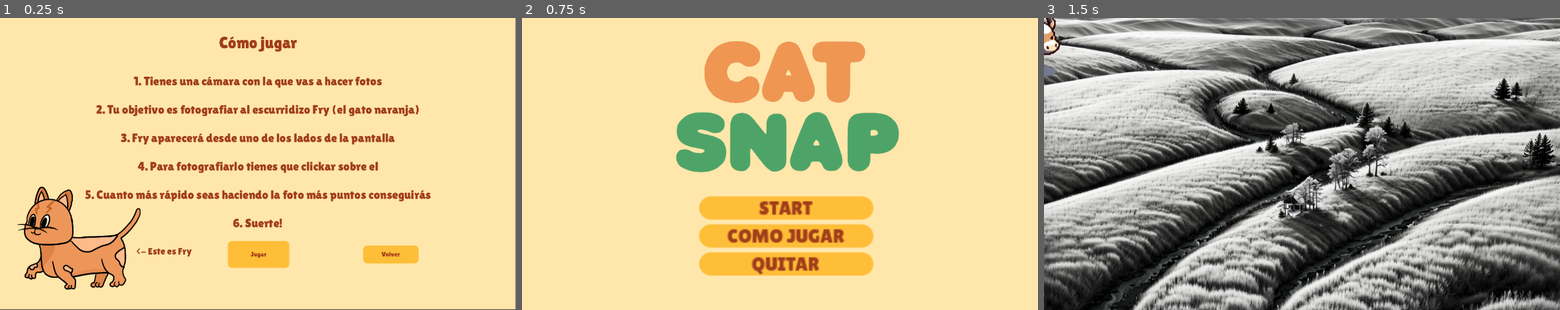
Above: before the commit, frames 1-3 (left to right).
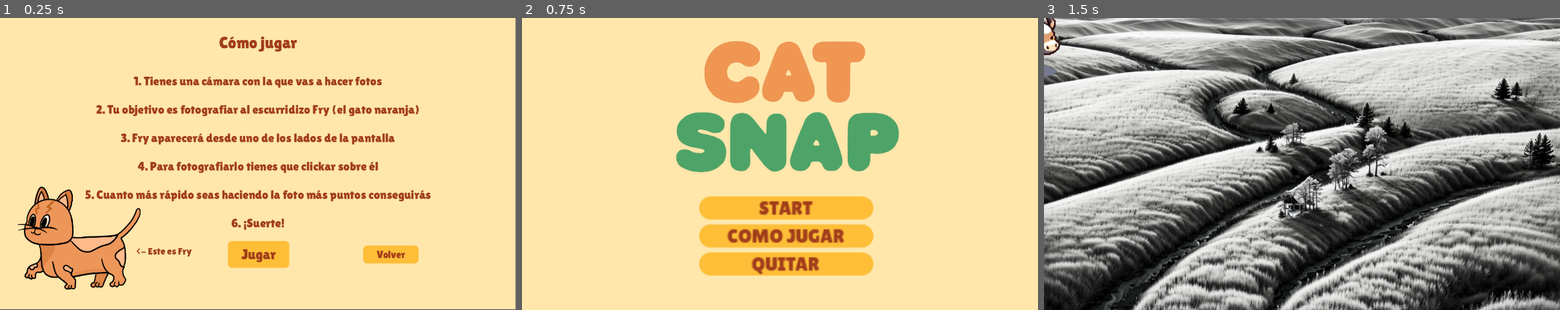
Above: after the commit, the same moments.

Repository: chaparrowarriors/CatSnap
Game: Godot game, scene res://menu/howto.tscn
Two runs of this game, one before a commit and one after it. Both use one fixed random seed, a clock stepped at 60 frames per second and the inputs below. This scene is started directly instead of the project's main scene.
Inputs:
- Up to frame 1 (0.25 s): no input
- Up to frame 2 (0.75 s): click "Volver" at 0.5 s
- Up to frame 3 (1.5 s): click "START" at 1.25 s

The runs differ from the first frame. In frame 1, 0.4% of the frame differs, in the area x 44-79%, y 49-84%; in frame 2, nothing differs; in frame 3, nothing differs.

Commit message:
Fixes to how to

Diff:
--- a/menu/howto.tscn
+++ b/menu/howto.tscn
@@ -35,11 +35,11 @@
 
 3. Fry aparecerá desde uno de los lados de la pantalla
 
-4. Para fotografiarlo tienes que clickar sobre el
+4. Para fotografiarlo tienes que clickar sobre él
 
 5. Cuanto más rápido seas haciendo la foto más puntos conseguirás
 
-6. Suerte!"
+6. ¡Suerte!"
 
 [node name="Fry" type="Sprite2D" parent="."]
 position = Vector2(210, 562)
@@ -55,23 +55,25 @@
 theme = ExtResource("2_8u7pg")
 text = "<- Este es Fry"
 
-[node name="Button" type="Button" parent="."]
+[node name="Volver" type="Button" parent="."]
 layout_mode = 0
 offset_left = 894.0
 offset_top = 561.0
 offset_right = 1030.0
 offset_bottom = 605.0
 theme = ExtResource("2_8u7pg")
+theme_override_font_sizes/font_size = 25
 text = "Volver"
 
-[node name="Button2" type="Button" parent="."]
+[node name="Jugar" type="Button" parent="."]
 layout_mode = 0
 offset_left = 561.0
 offset_top = 550.0
 offset_right = 712.0
 offset_bottom = 616.0
 theme = ExtResource("2_8u7pg")
+theme_override_font_sizes/font_size = 35
 text = "Jugar"
 
-[connection signal="pressed" from="Button" to="." method="_on_button_pressed"]
-[connection signal="pressed" from="Button2" to="." method="_on_button_2_pressed"]
+[connection signal="pressed" from="Volver" to="." method="_on_button_pressed"]
+[connection signal="pressed" from="Jugar" to="." method="_on_button_2_pressed"]
